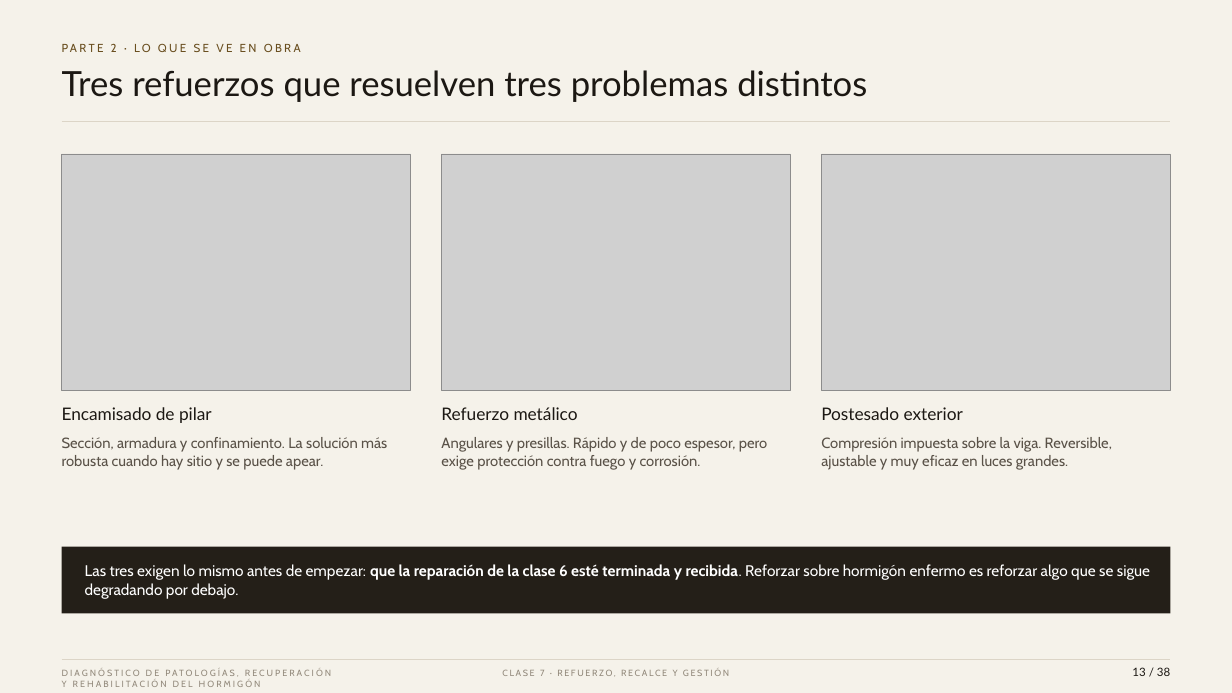
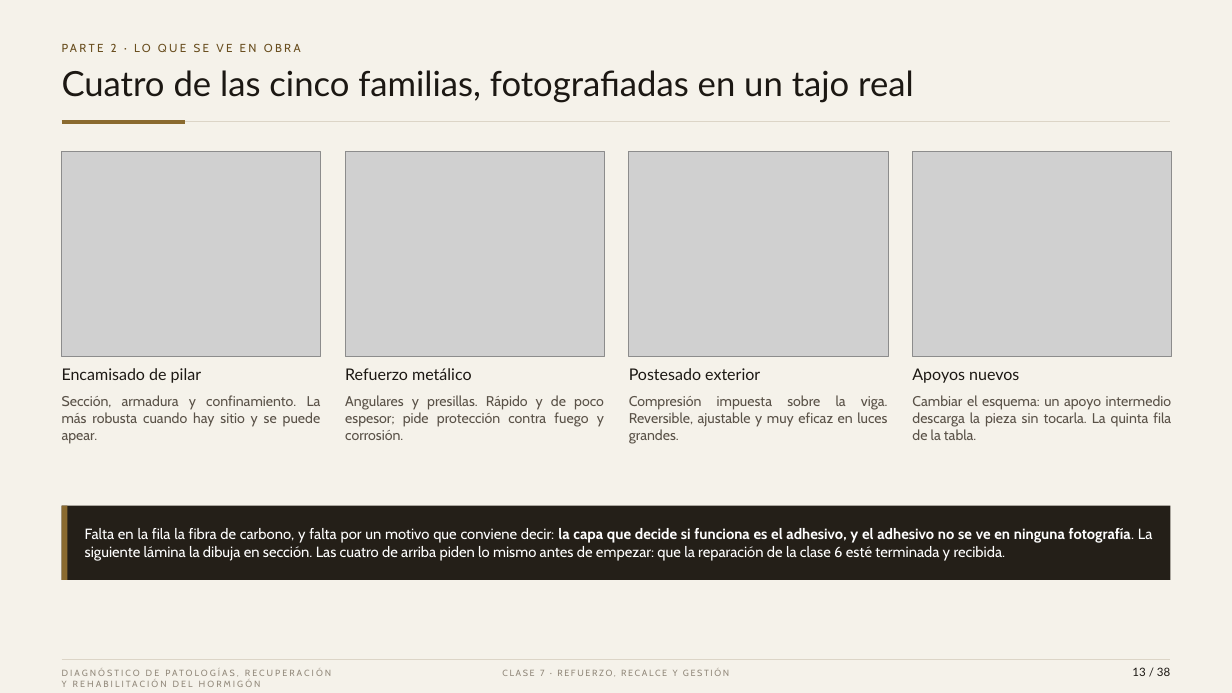
Before and after one commit to kevinyerkovc-cmd/Yerko, a slide deck: slide 13 of PH_Clase_7_Refuerzo_recalce_y_gestion.pptx. Drawn at 1232x693 pixels with LibreOffice and Linux fonts; fonts in the diff are those of the drawing; grey boxes stand for pictures. Boxes give left, top, right and bottom in pixels: in the first picture for what was removed or moved away, otherwise in the second. Text is boxed around its words. In the diff, an @@ line names an element or a change of style, - is before the commit and + after.

```diff
--- a/PH_Clase_7_Refuerzo_recalce_y_gestion.pptx
+++ b/PH_Clase_7_Refuerzo_recalce_y_gestion.pptx
@@ text at (62, 70, 914, 103): text changed @@
-Tres refuerzos que resuelven tres problemas distintos
+Cuatro de las cinco familias, fotografiadas en un tajo real
@@ line added from (62, 122) to (185, 122), #8A6A2F 2.5 pt @@
@@ picture: place and size @@
-picture at (62, 154, 411, 391)
+picture at (62, 152, 322, 357)
@@ picture added at (346, 152, 605, 357) @@
@@ picture removed at (442, 154, 791, 391) @@
@@ picture added at (629, 152, 889, 357) @@
@@ picture: place and size @@
-picture at (822, 154, 1171, 391)
+picture at (913, 152, 1173, 357)
@@ text "Encamisado de pilar": place and size @@
-text "Encamisado de pilar" at (62, 407, 212, 423)
+text "Encamisado de pilar" at (62, 368, 201, 383)
@@ text "Refuerzo metálico": place and size @@
-text "Refuerzo metálico" at (441, 407, 578, 420)
+text "Refuerzo metálico" at (345, 368, 471, 380)
@@ size 13.5 to 12.5 pt; alignment left to justified in 3 elements at (62, 368, 201, 383), (345, 368, 471, 380), (629, 368, 760, 380) @@
@@ text "Postesado exterior": place and size @@
-text "Postesado exterior" at (821, 407, 963, 420)
+text "Postesado exterior" at (629, 368, 760, 380)
@@ text added at (912, 368, 1019, 383), 12.5 pt, text #1C1813 @@
+Apoyos nuevos
@@ text at (62, 395, 321, 444): text changed; size 11.5 to 11 pt @@
-Sección, armadura y confinamiento. La solución más robusta cuando hay sitio y se puede apear.
+Sección, armadura y confinamiento. La más robusta cuando hay sitio y se puede apear.
@@ text at (345, 395, 604, 440): text changed; size 11.5 to 11 pt @@
-Angulares y presillas. Rápido y de poco espesor, pero exige protección contra fuego y corrosión.
+Angulares y presillas. Rápido y de poco espesor; pide protección contra fuego y corrosión.
@@ text "Compresión impuesta sobre la viga. ...": place and size @@
-text "Compresión impuesta sobre la viga. ..." at (821, 437, 1112, 470)
+text "Compresión impuesta sobre la viga. ..." at (629, 395, 888, 444)
@@ text "Compresión impuesta sobre la viga. ..." at (629, 395, 888, 444): size 11.5 to 11 pt; alignment left to justified @@
@@ text added at (912, 395, 1172, 440), 11 pt, text #5A5248 @@
+Cambiar el esquema: un apoyo intermedio descarga la pieza sin tocarla. La quinta fila de la tabla.
@@ rectangle: place and size @@
-rectangle at (62, 547, 1171, 614)
+rectangle at (62, 506, 1171, 580)
@@ rectangle added at (62, 506, 67, 580), fill #8A6A2F @@
@@ text at (85, 528, 1152, 561): text changed; size 12 to 11.5 pt @@
-Las tres exigen lo mismo antes de empezar: que la reparación de la clase 6 esté terminada y recibida. Reforzar sobre hormigón enfermo es reforzar algo que se sigue degradando por debajo.
+Falta en la fila la fibra de carbono, y falta por un motivo que conviene decir: la capa que decide si funciona es el adhesivo, y el adhesivo no se ve en ninguna fotografía. La siguiente lámina la dibuja en sección. Las cuatro de arriba piden lo mismo antes de empezar: que la reparación de la clase 6 esté terminada y recibida.
```
Also in this commit, not shown: 34 other slides changed, 3 slides added, 3 slides removed, 2 other files.
